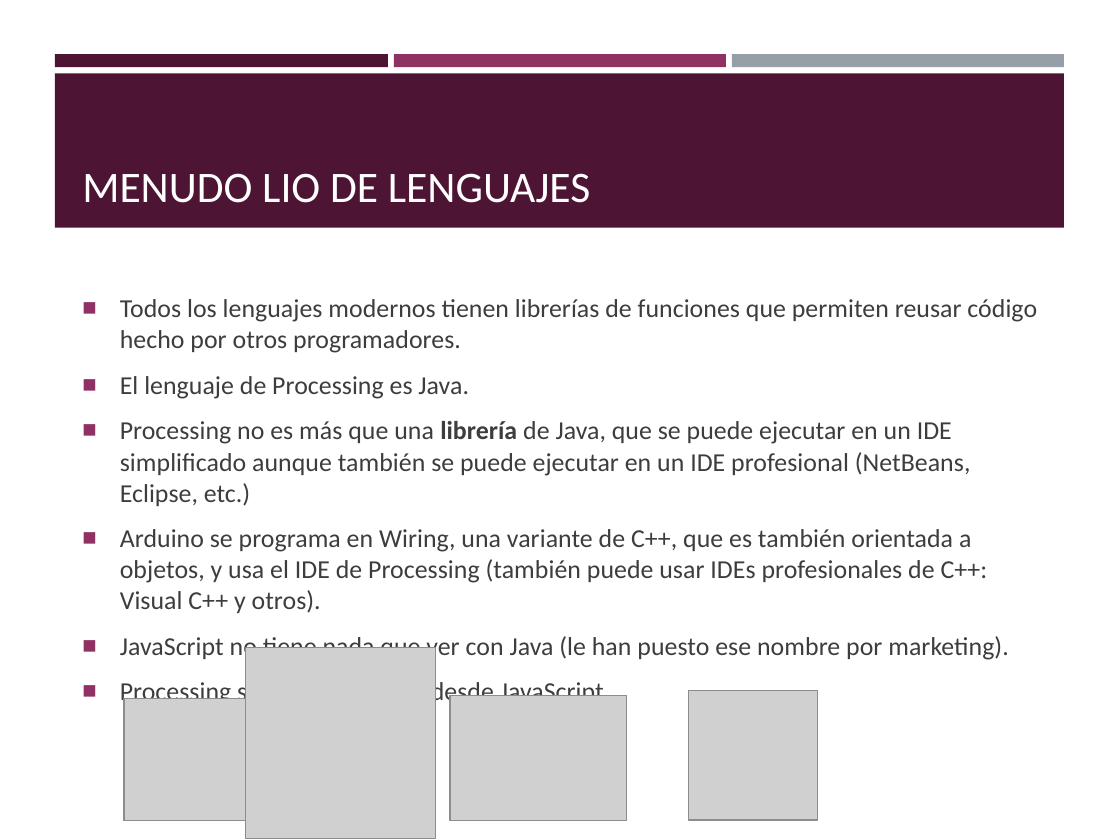
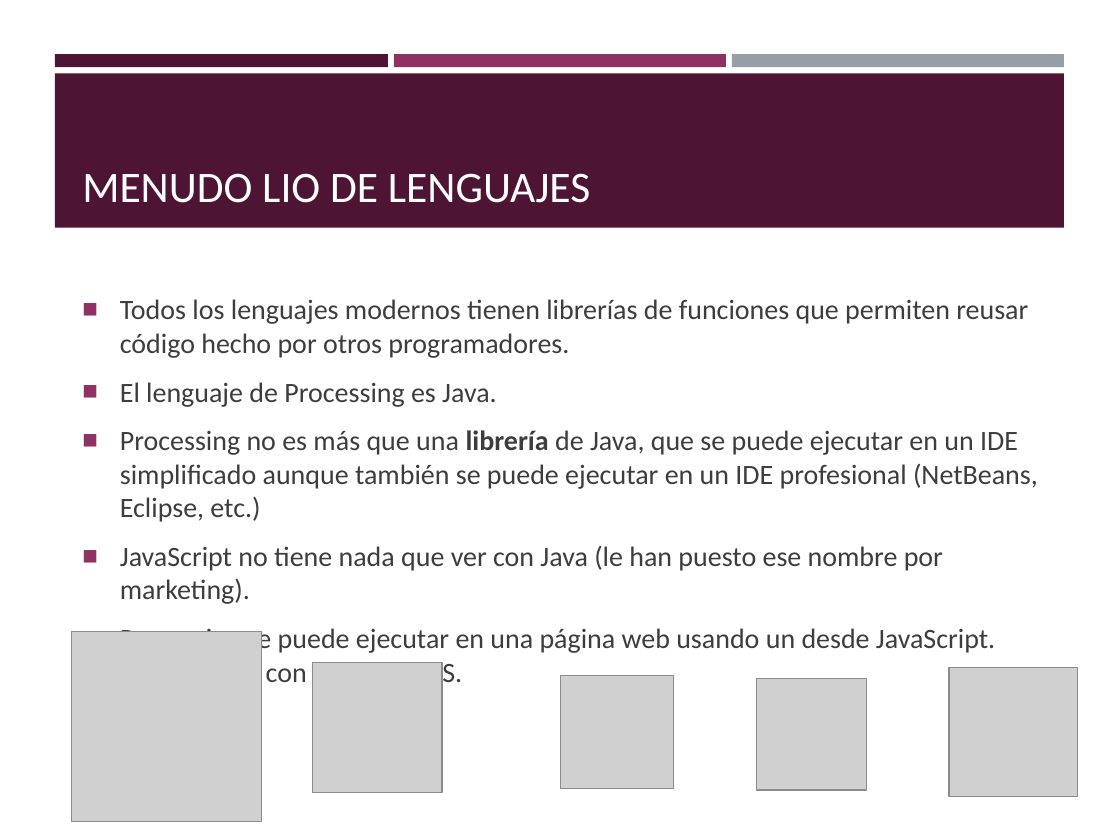
Before and after one commit to Avidabits/electroartistas, a slide deck: slide 17 of TallerProcessing/Introducción mínima a Processing.pptx (slide 3 before the commit). Drawn at 1120x840 pixels with LibreOffice and Linux fonts; fonts in the diff are those of the drawing; grey boxes stand for pictures. Boxes give left, top, right and bottom in pixels: in the first picture for what was removed or moved away, otherwise in the second. Text is boxed around its words. In the diff, an @@ line names an element or a change of style, - is before the commit and + after.

Commit message:
Actualizacion de documentacion e inclusion del script vacio en una página web

```diff
--- a/TallerProcessing/Introducción mínima a Processing.pptx
+++ b/TallerProcessing/Introducción mínima a Processing.pptx
@@ text at [120, 299, 1038, 604]: size 16.6 to 18 pt in "Todos los lenguajes modernos tienen librerías de ...", "El lenguaje de Processing es Java.", "Processing no es más que una librería ...", "JavaScript no tiene nada que ver con ..." @@
@@ text at [120, 529, 988, 613]: paragraph removed @@
-■ Arduino se programa en Wiring, una variante de C++, que es también orientada a objetos, y usa el IDE de Processing (también puede usar IDEs profesionales de C++: Visual C++ y otros).
@@ text at [120, 625, 995, 688]: text changed; size 16.6 to 18 pt @@
-■ Processing se puede ejecutar desde JavaScript.
+■ Processing se puede ejecutar en una página web usando un desde JavaScript. Esto se hace con ProcessingJS.
@@ picture: place and size @@
-picture at [245, 647, 436, 838]
+picture at [72, 631, 262, 821]
@@ picture: place and size @@
-picture at [688, 690, 818, 820]
+picture at [312, 663, 442, 793]
@@ picture added at [560, 675, 673, 788] @@
@@ picture added at [756, 679, 866, 790] @@
@@ picture added at [949, 668, 1077, 796] @@
@@ picture removed at [124, 699, 245, 820] @@
@@ picture removed at [450, 696, 627, 821] @@
```
Also in this commit, not shown: 8 other slides changed, 5 slides added, 4 other files.
